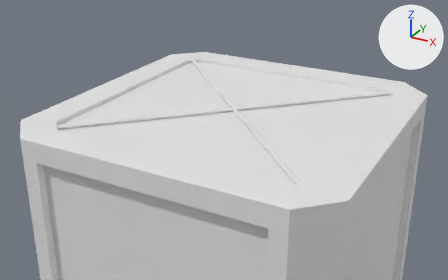
What one commit did to the Blender file Assets/DIYKit2.blend.
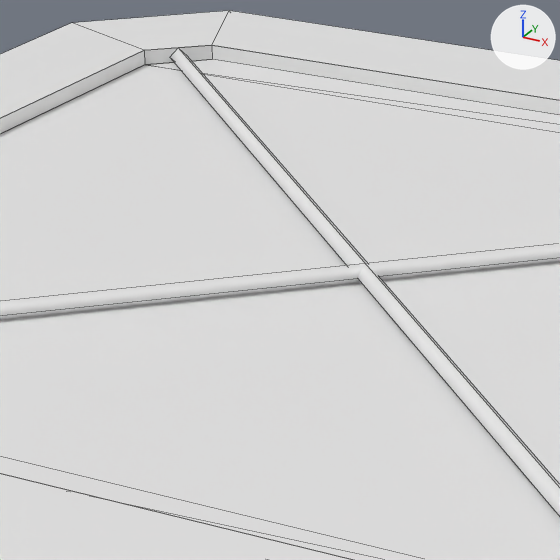
Each version appears first whole from a camera (50 mm lens) standing at (1.684, -3.2, 2.611) and looking at (-0.02, -0.101, 1.062), and next in a close-up on the part from 35% to 62% of the width and 18% to 61% of the height. Arrows for +X, +Y and +Z are at upper right; the lights stay in place. The close-ups show mesh edges as thin lines.

Objects in the first close-up: 'DIYKit'.
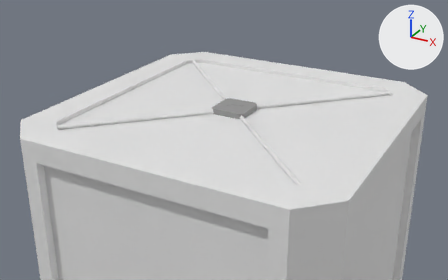
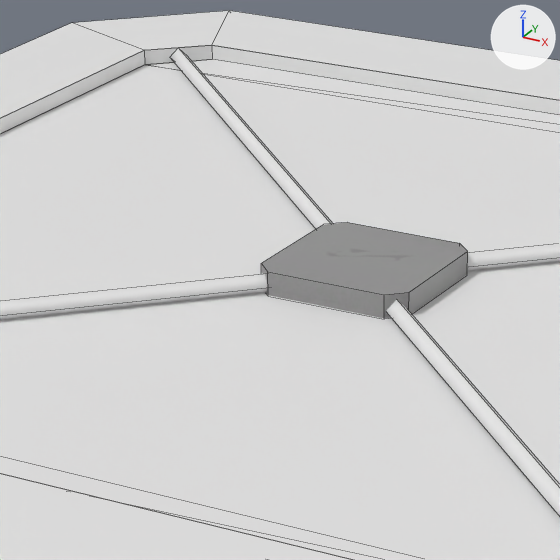
ob_dockingnode is not drawn itself; it is the parent of ob_docking_port.

What differs and where, as boxes (x1, y1, x2, y2) in the close-ups (560 x 560 px):
'docking-port', added: after (261, 222, 468, 318)

The change, as a list of edits to the scene's bpy script:
```text
Add img_diykit2_png:
    img_diykit2_png = load_image('DIYKit2.png', '../GameData/GroundConstruction/Parts/DIYKit/DIYKit2.png', 1024, 1024, 'sRGB')
Add mat_diykit2_png:
    mat_diykit2_png = principled_material('DIYKit2.png')
    mat_diykit2_png.texture = img_diykit2_png
Add me_cube:
    me_cube.from_pydata(...)  # 16 vertices, 10 faces; spans x -0.112..0.112, y -0.112..0.112, z -0.001..0.033
    me_cube.materials.append(mat_diykit2_png)  # picture img_diykit2_png
Change ob_dockingnode:
    ob_dockingnode.rotation_euler: (-1.571, 0.0, -3.142) -> (0.0, 0.0, 0.0)  # degrees (-90, 0, -180) -> degrees (0, 0, 0)
Add ob_docking_port:
    ob_docking_port = bpy.data.objects.new('docking-port', me_cube)
    ob_docking_port.parent = ob_dockingnode
    ob_docking_port.matrix_parent_inverse = Matrix(((1.0, 0.0, 0.0, 0.0), (0.0, 1.0, 0.0, 0.0), (0.0, 0.0, 1.0, -1.225), (0.0, 0.0, 0.0, 1.0)))
    ob_docking_port.location = (0.0, 0.0, 1.225)
```
